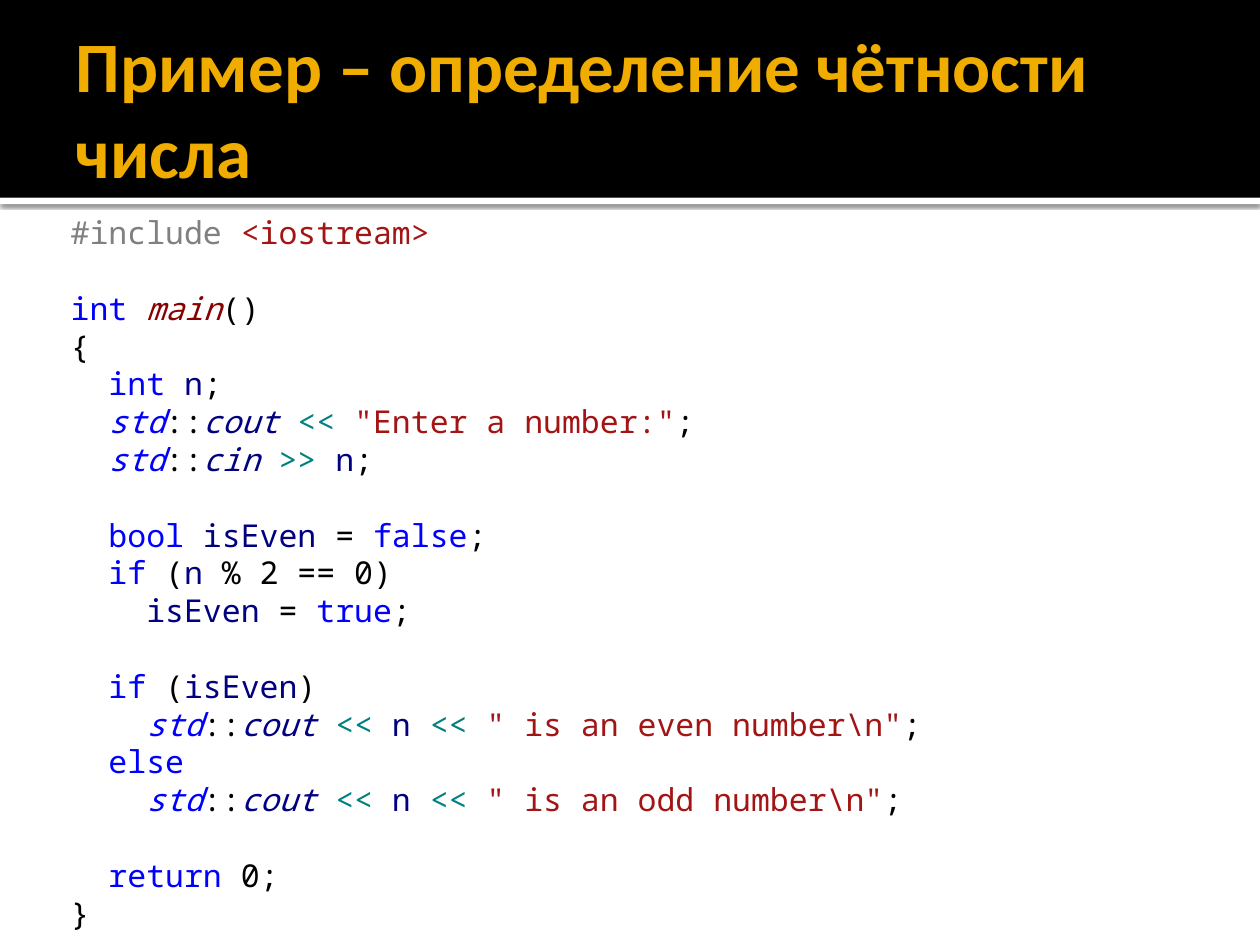
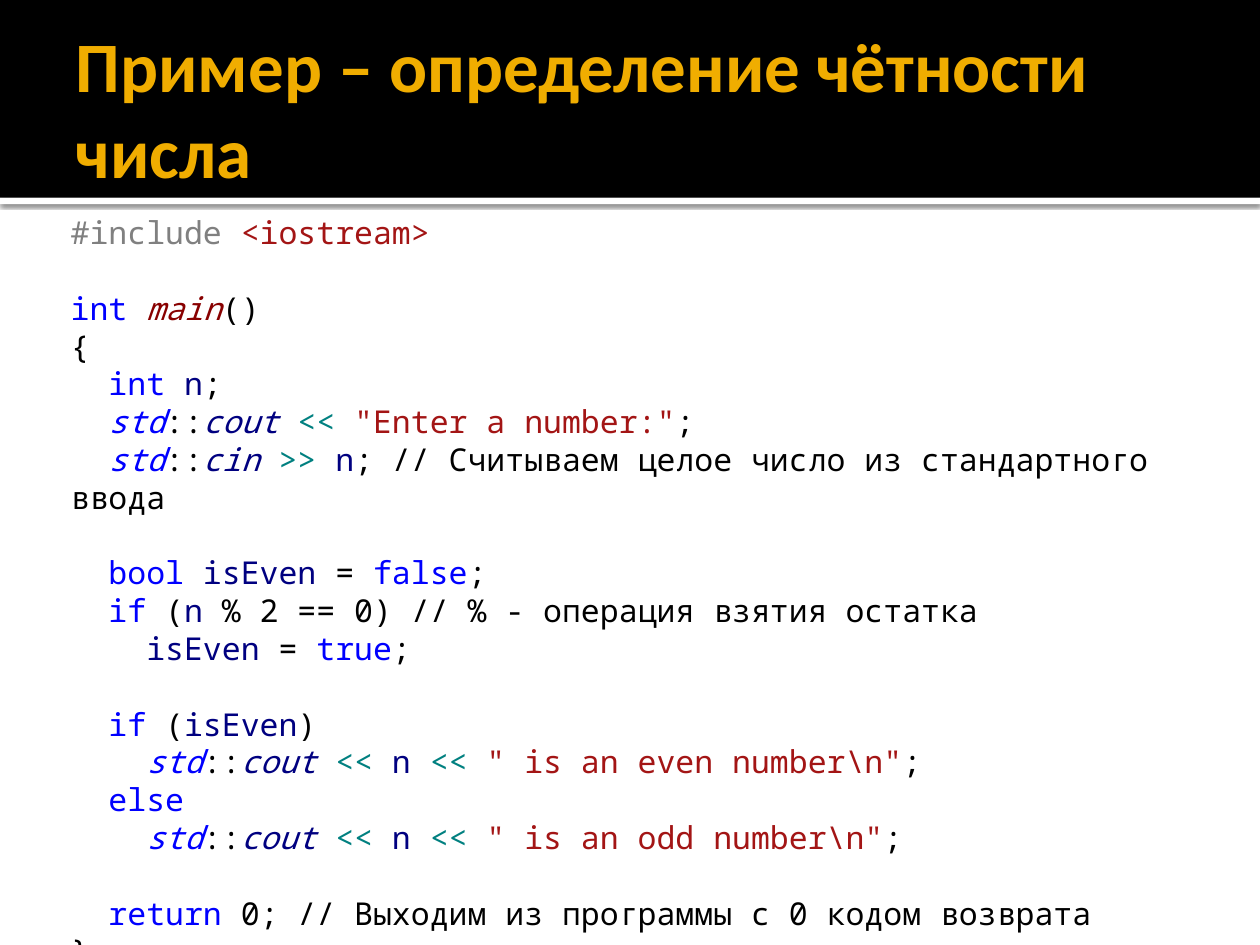
Before and after one commit to alexey-malov/oop, a slide deck: slide 8 of lectures/01/Синтаксис C++.pptx. Drawn at 1260x945 pixels with LibreOffice and Linux fonts; fonts in the diff are those of the drawing. Boxes give left, top, right and bottom in pixels: in the first picture for what was removed or moved away, otherwise in the second. Text is boxed around its words. In the diff, an @@ line names an element or a change of style, - is before the commit and + after.

```diff
--- a/lectures/01/Синтаксис C++.pptx
+++ b/lectures/01/Синтаксис C++.pptx
@@ text at [71, 447, 1148, 515]: text changed; text colour #000080 to #000000; italic off @@
-std::cin >> n;
+std::cin >> n; // Считываем целое число из стандартного ввода
@@ text at [108, 598, 978, 630]: text changed @@
-if (n % 2 == 0)
+if (n % 2 == 0) // % - операция взятия остатка
@@ text at [108, 902, 1091, 933]: text changed; text colour #0000FF to #000000 @@
-return 0;
+return 0; // Выходим из программы с 0 кодом возврата
```
Also in this commit, not shown: 38 other slides changed, 2 slides added, 2 slides removed.
